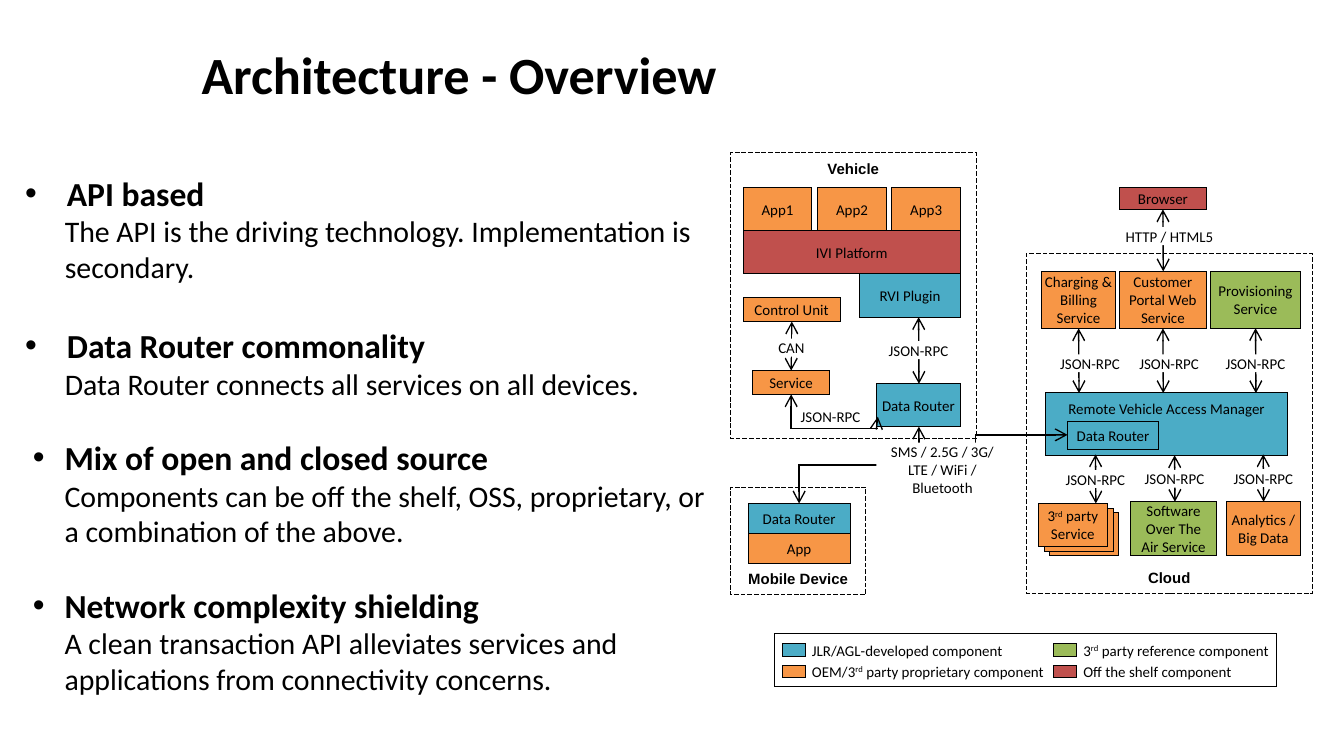
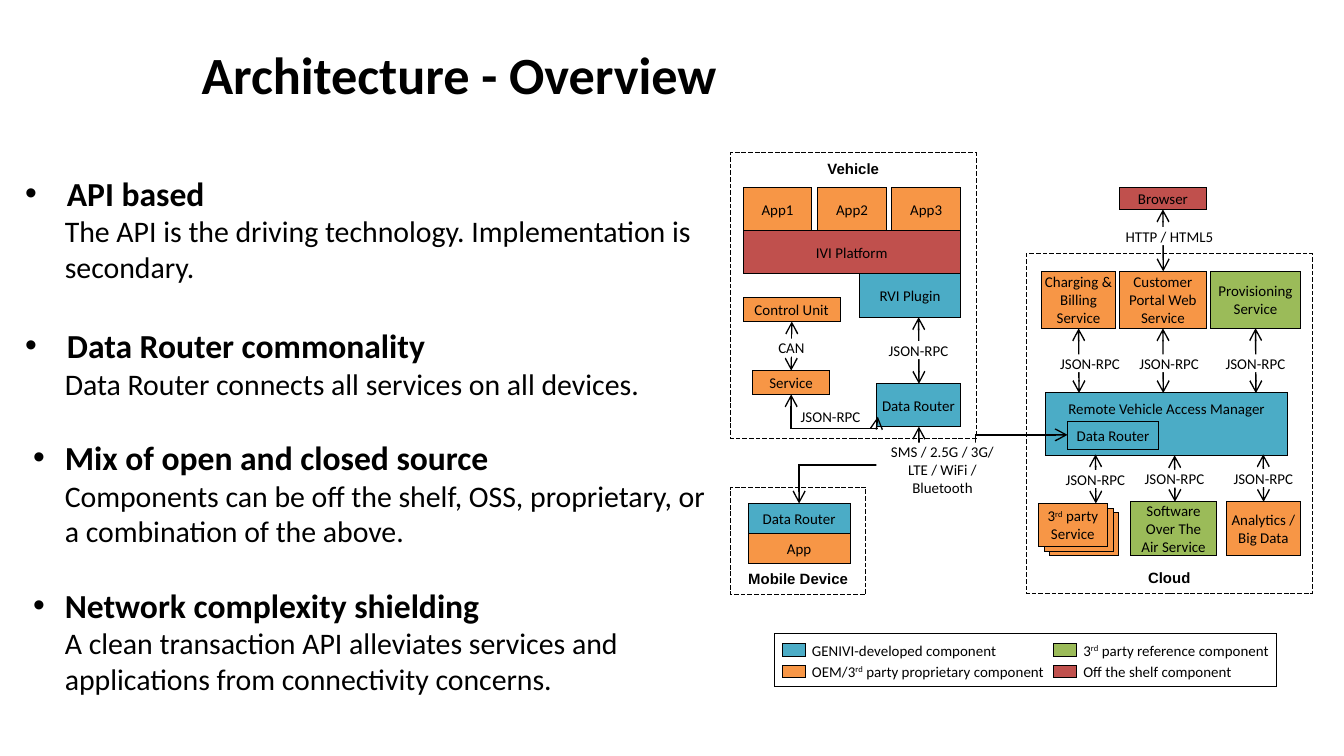
Before and after one commit to GENIVI/rvi_core, a slide deck: slide 15 of doc/presentations/Remote Vehicle Interaction AGL Presentation rev4.ppt. Drawn at 1344x756 pixels with LibreOffice and Linux fonts; fonts in the diff are those of the drawing; background and template pictures are left out. Boxes give left, top, right and bottom in pixels: in the first picture for what was removed or moved away, otherwise in the second. Text is boxed around its words. In the diff, an @@ line names an element or a change of style, - is before the commit and + after.

Commit message:
Moved to Genivi

```diff
--- a/doc/presentations/Remote Vehicle Interaction AGL Presentation rev4.ppt
+++ b/doc/presentations/Remote Vehicle Interaction AGL Presentation rev4.ppt
@@ text at [812, 645, 996, 659]: text changed @@
-JLR/AGL-developed component
+GENIVI-developed component
@@ text "GENIVI-developed component": place and size @@
-text "GENIVI-developed component" at [812, 641, 1020, 659]
+text "GENIVI-developed component" at [812, 645, 996, 659]
```
Also in this commit, not shown: 6 other slides changed.
